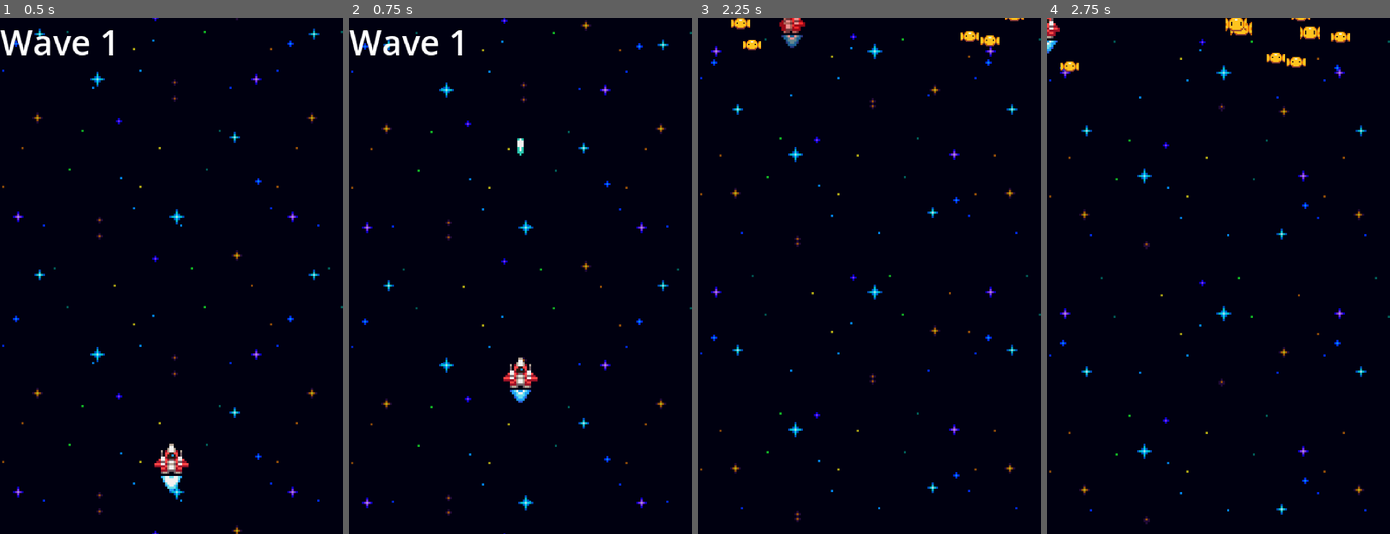
Above: before the commit, frames 1-4 (left to right).
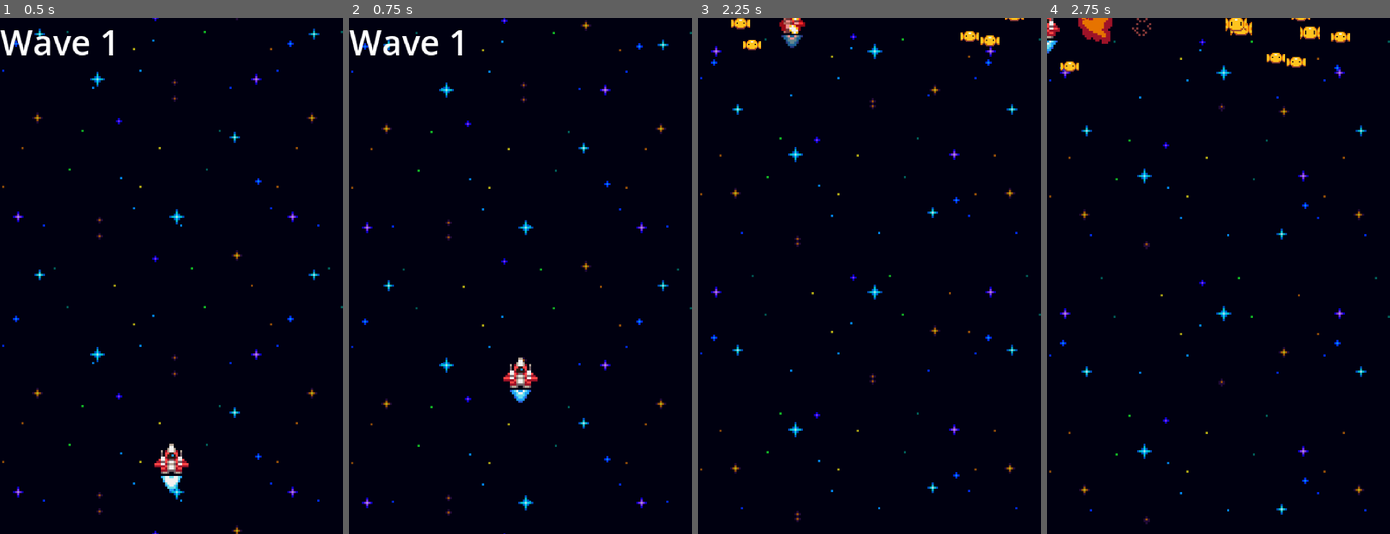
Above: after the commit, the same moments.

Repository: Nicolasult/SpaceShooterPOC
Game: Godot game, scene res://level_a.tscn
Two runs of this game, one before a commit and one after it. Both use one fixed random seed, a clock stepped at 60 frames per second and the inputs below.
Inputs:
- Up to frame 1 (0.5 s): no input
- Up to frame 2 (0.75 s): hold Up (ui_up) from 0.53 s (still down)
- Up to frame 3 (2.25 s): release Up (ui_up) at 2.03 s; hold Left (ui_left) from 2.03 s (still down)
- Up to frame 4 (2.75 s): keep holding Left (ui_left)

Frame 1 is identical in both runs. In frame 2, less than 0.1% of the frame differs, in the area x 48-52%, y 23-27%; in frame 3, less than 0.1%; in frame 4, 0.5%, in the area x 9-31%, y 0-5%.

Commit message:
trigger explosion on enemy self kill

Diff:
--- a/content/player/player.tscn
+++ b/content/player/player.tscn
@@ -158,7 +158,7 @@
 [node name="Stats" type="Node" parent="."]
 script = ExtResource("4_i4jjh")
 damage = 50.0
-fire_rate = 2.0
+fire_rate = 0.0
 
 [node name="ScaleComponent" type="Node" parent="."]
 script = ExtResource("8_rmk25")
--- a/gameplay/combat/damagedealer.gd
+++ b/gameplay/combat/damagedealer.gd
@@ -40,11 +40,11 @@
 	if health_node_path != NodePath():
 		hp = get_node_or_null(health_node_path)
 
-	if hp and hp.has_method("apply") and hp.has_method("max_hp"):
-		# Inflige le reste des PV pour déclencher "died"
-		hp.apply(hp.max_hp)
+	if hp and hp.has_method("apply"):
+		# GROS dégât pour forcer la mort -> Health.emit_signal("died")
+		hp.apply(1e9)
 	else:
-		# Fallback : destruction directe du parent
+		# Fallback si pas de Health trouvé : destruction directe
 		var root: Node = get_parent()
 		if root:
 			root.call_deferred("queue_free")
